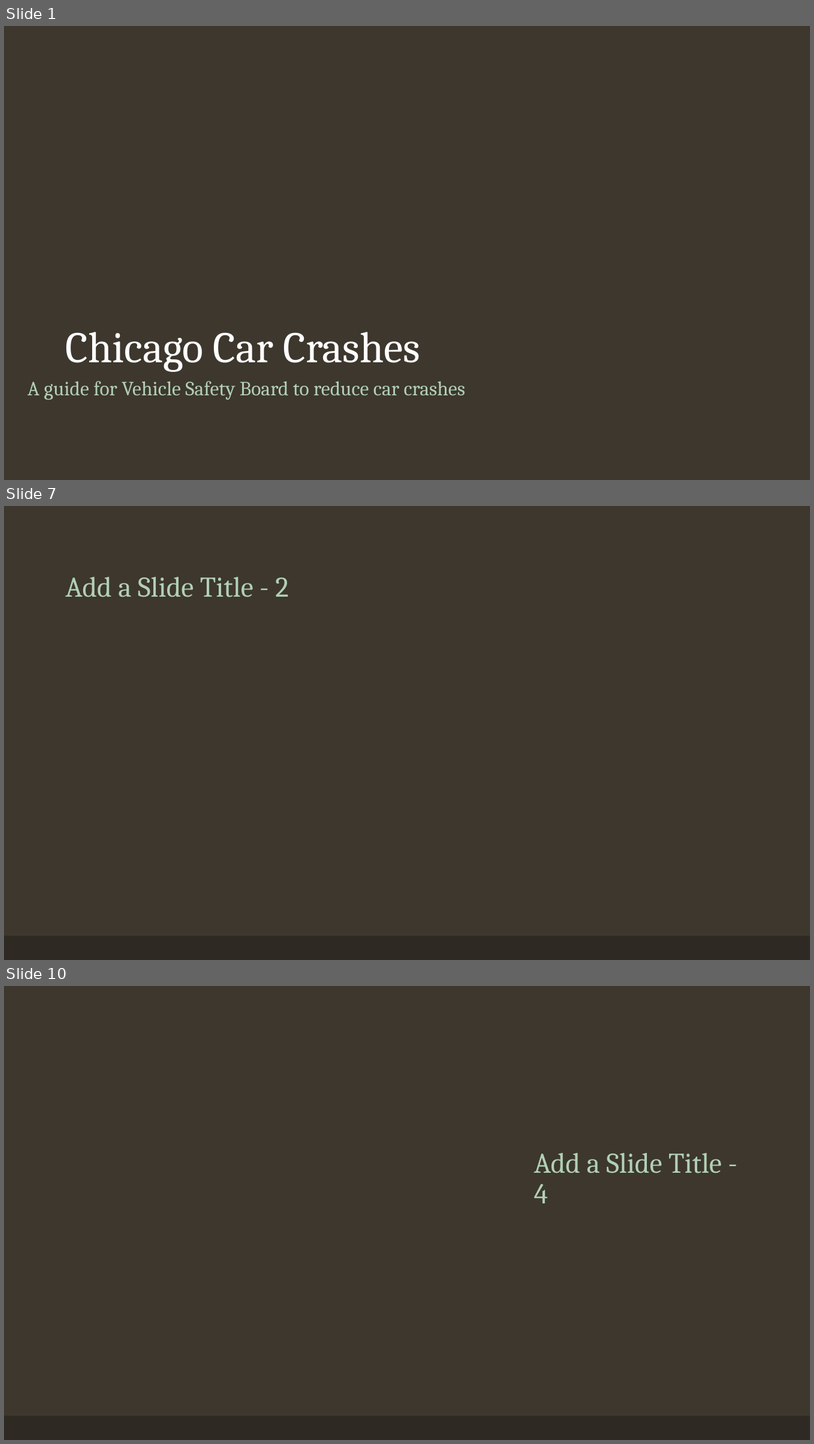
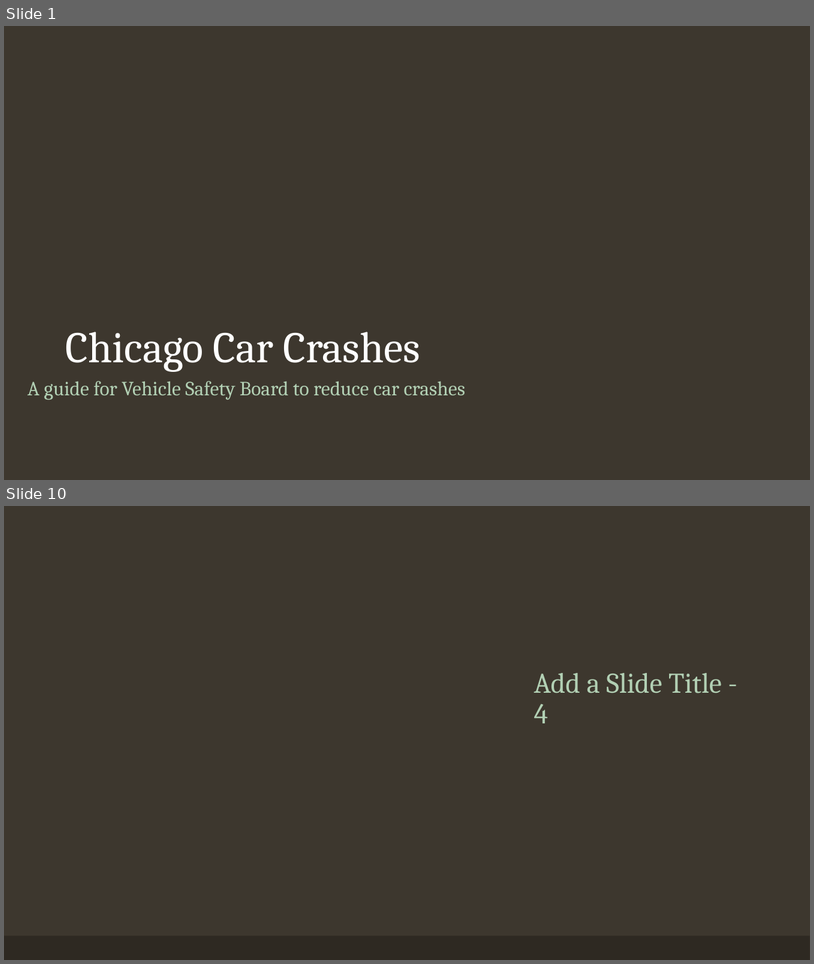
Before and after one commit to vinayakmodgil/Car-crash-prediction-in-Chicago, a slide deck: chicago.pptm. Shown one above the other, each under a label of ours: slides 1, 7 and 10 before the commit, slides 1 and 10 after it; the slides between them are not shown. The pictures are 814x1444 and 814x964 pixels, drawn with LibreOffice and Linux fonts; fonts in the diff are those of the drawing; background and template pictures are left out. Boxes give left, top, right and bottom in pixels: in the first picture for what was removed or moved away, otherwise in the second. Text is boxed around its words. In the diff, an @@ line names an element or a change of style, - is before the commit and + after.

```diff
--- a/chicago.pptm
+++ b/chicago.pptm
@@ slide 7 removed at [4,506,810,960], background #3D372E; not listed: 1 template element that a slide beside it also shows @@
@@ title removed at [65,577,288,597] @@
-Add a Slide Title - 2
```
Also in this commit, not shown: 1 slide changed, 7 slides added, 6 other slides removed, 1 other file.
